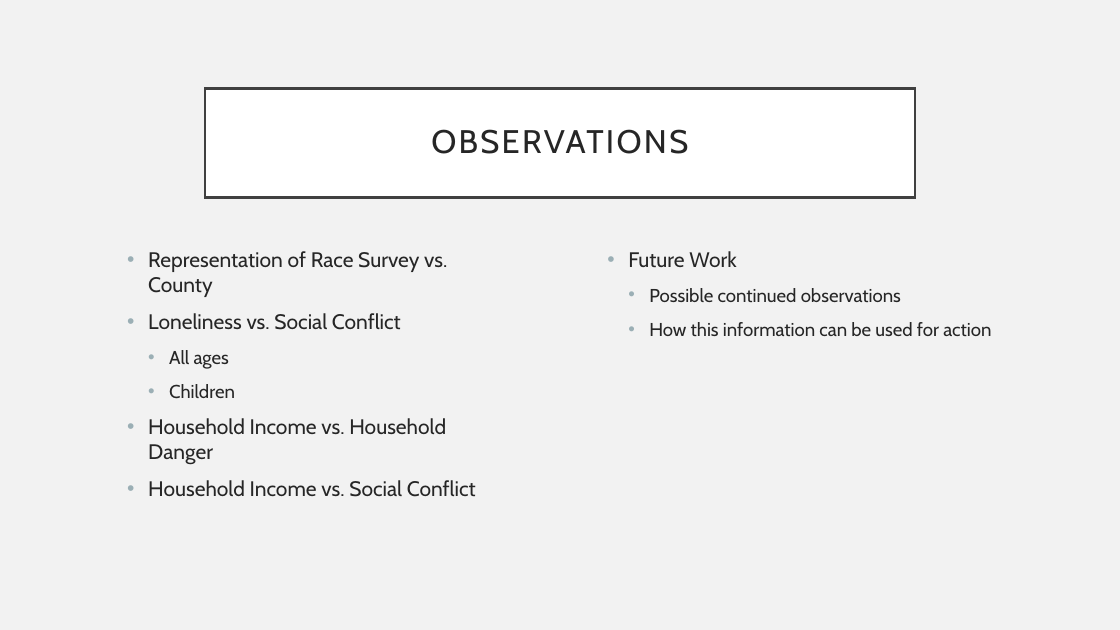
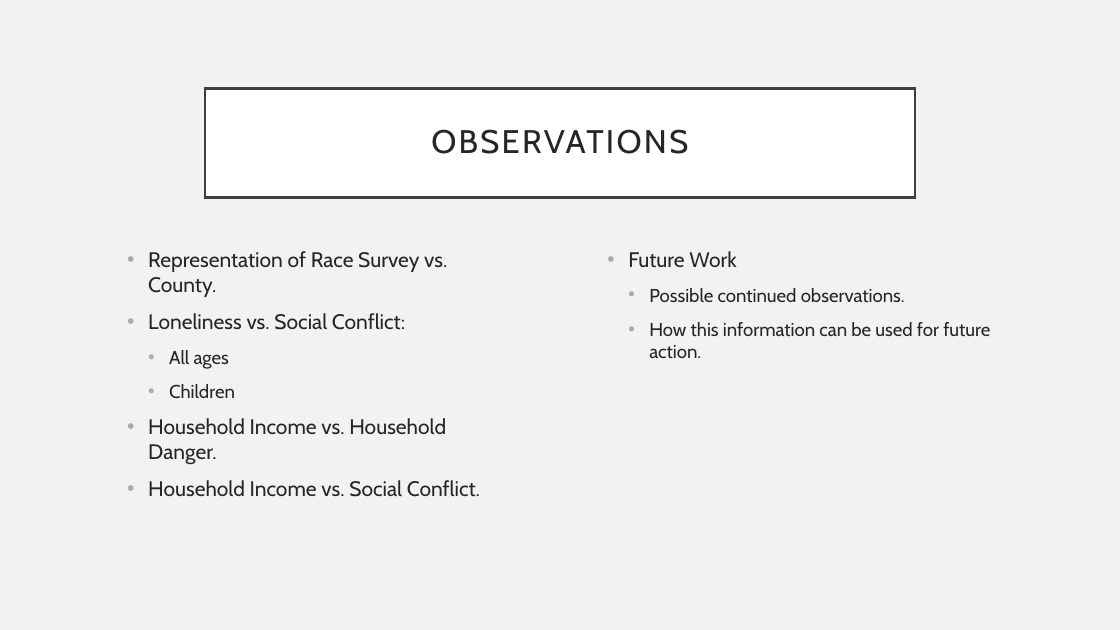
Before and after one commit to kurtisbu/Mesa-County-Data, a slide deck: slide 2 of Intrerview Presentation.pptx. Drawn at 1120x630 pixels with LibreOffice and Linux fonts; fonts in the diff are those of the drawing. Boxes give left, top, right and bottom in pixels: in the first picture for what was removed or moved away, otherwise in the second. Text is boxed around its words. In the diff, an @@ line names an element or a change of style, - is before the commit and + after.

```diff
--- a/Intrerview Presentation.pptx
+++ b/Intrerview Presentation.pptx
@@ text at box(148, 251, 447, 330): text changed @@
-• Representation of Race Survey vs. County
-• Loneliness vs. Social Conflict
+• Representation of Race Survey vs. County.
+• Loneliness vs. Social Conflict:
@@ text at box(649, 288, 990, 358): text changed @@
-  • Possible continued observations
-  • How this information can be used for action
+  • Possible continued observations.
+  • How this information can be used for future action.
@@ text at box(148, 418, 480, 497): text changed @@
-• Household Income vs. Household Danger
-• Household Income vs. Social Conflict
+• Household Income vs. Household Danger.
+• Household Income vs. Social Conflict.
```
Also in this commit, not shown: 9 other slides changed, 2 other files.
